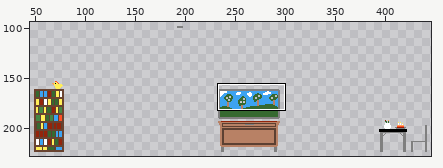
One commit to this pixel-art file: Assets/Tilemap/Foreground/Decor.aseprite. The first picture is a wide view before the edit; the outline marks the close-up.
Close-up. Before:
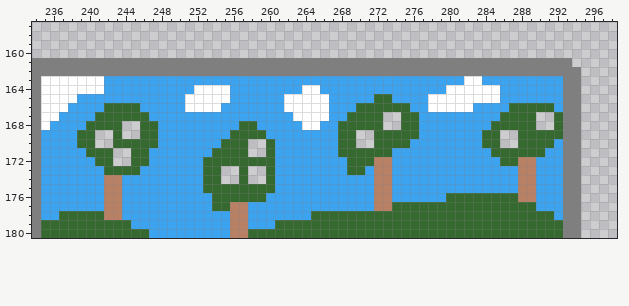
480x270 pixels, 1 frame. Shown: x 234..298, y 157..180. The wide view leaves out empty margins.
The same view after the edit:
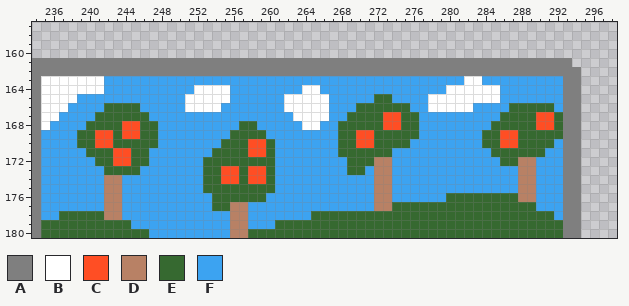
Palette (. is transparent): A #7f7f7f  B #ffffff  C #ff4e24  D #b88165  E #366930  F #3ca3f1
Edits made:
{"y":167,"x":273,"old":"..","new":"CC"}
{"y":167,"x":290,"old":"..","new":"CC"}
{"y":168,"x":244,"old":"..","new":"CC"}
{"y":168,"x":273,"old":"..","new":"CC"}
{"y":168,"x":290,"old":"..","new":"CC"}
{"y":169,"x":241,"old":"..","new":"CC"}
{"y":169,"x":244,"old":"..","new":"CC"}
{"y":169,"x":270,"old":"..","new":"CC"}
{"y":169,"x":286,"old":"..","new":"CC"}
{"y":170,"x":241,"old":"..","new":"CC"}
{"y":170,"x":258,"old":"..","new":"CC"}
{"y":170,"x":270,"old":"..","new":"CC"}
{"y":170,"x":286,"old":"..","new":"CC"}
{"y":171,"x":243,"old":"..","new":"CC"}
{"y":171,"x":258,"old":"..","new":"CC"}
{"y":172,"x":243,"old":"..","new":"CC"}
{"y":173,"x":255,"old":"..","new":"CC"}
{"y":173,"x":258,"old":"..","new":"CC"}
{"y":174,"x":255,"old":"..","new":"CC"}
{"y":174,"x":258,"old":"..","new":"CC"}
{"label":"added","picture_box":[356,112,401,148]}
{"label":"added","picture_box":[500,112,554,148]}
{"label":"added","picture_box":[95,121,140,166]}
{"label":"added","picture_box":[221,139,266,184]}
